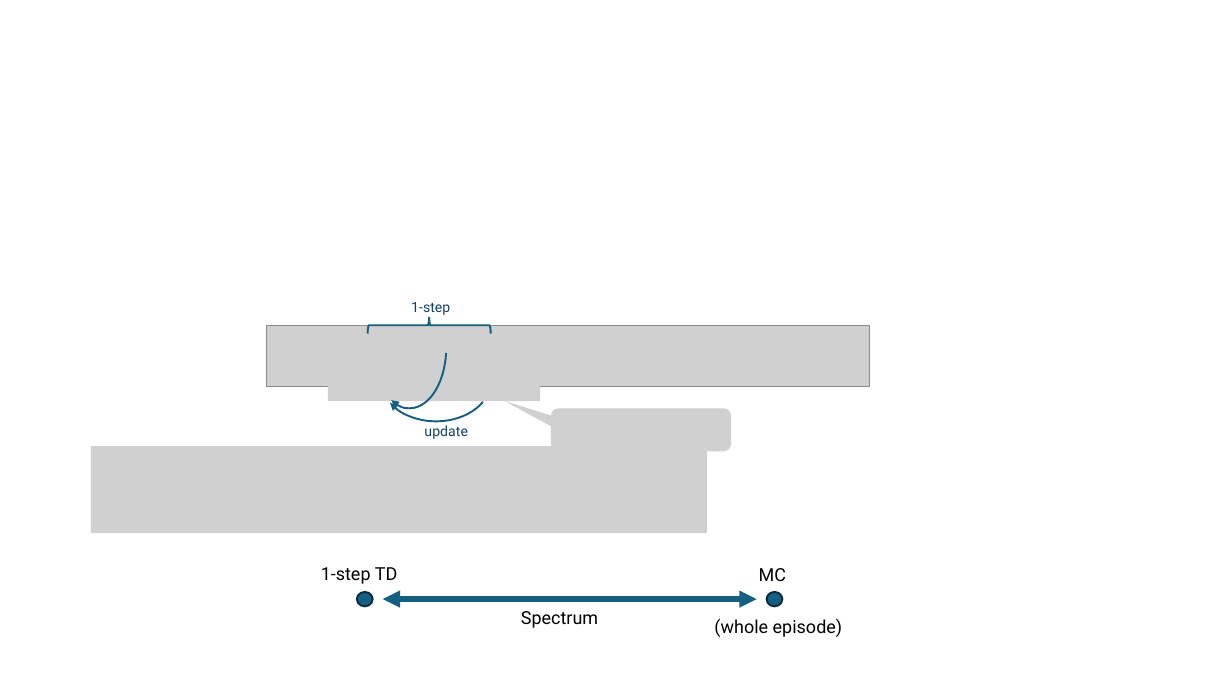
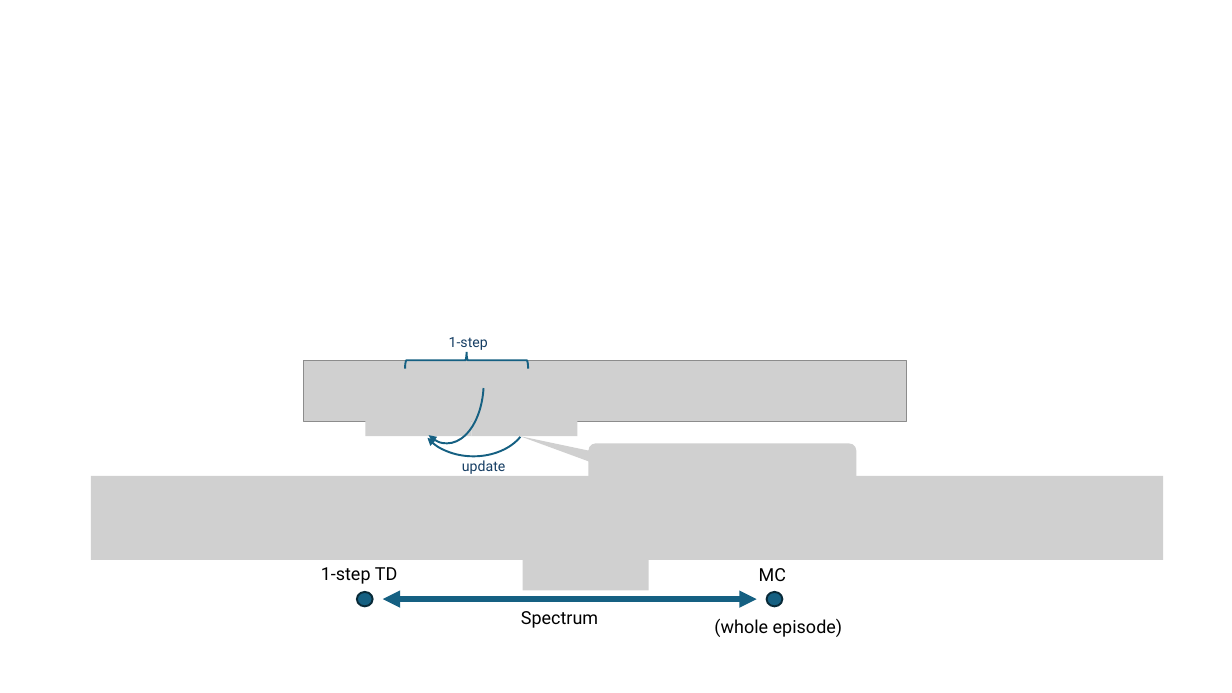
Before and after one commit to mhahsler/Introduction_to_Reinforcement_Learning, a slide deck: slide 3 of slides/Lecture_Chapter07.pptx. Drawn at 1232x693 pixels with LibreOffice and Linux fonts; fonts in the diff are those of the drawing; grey boxes stand for pictures. Boxes give left, top, right and bottom in pixels: in the first picture for what was removed or moved away, otherwise in the second. Text is boxed around its words. In the diff, an @@ line names an element or a change of style, - is before the commit and + after.

```diff
--- a/slides/Lecture_Chapter07.pptx
+++ b/slides/Lecture_Chapter07.pptx
@@ 2 pictures, 2 arc (boxed as its full ellipse)s, 1 text, 1 right brace: place and size @@
-2 pictures, 2 arc (boxed as its full ellipse)s, 1 text, 1 right brace at box(328, 287, 541, 421)
+2 pictures, 2 arc (boxed as its full ellipse)s, 1 text, 1 right brace at box(365, 322, 578, 457)
@@ picture: place and size @@
-picture at box(266, 325, 869, 386)
+picture at box(304, 360, 907, 421)
@@ picture removed at box(551, 409, 731, 452) @@
@@ picture added at box(589, 444, 857, 487) @@
@@ picture: place and size @@
-picture at box(91, 446, 707, 533)
+picture at box(91, 476, 1163, 560)
@@ text "update": place and size @@
-text "update" at box(424, 422, 467, 439)
+text "update" at box(462, 457, 505, 474)
@@ picture added at box(523, 559, 649, 591) @@
```
Also in this commit, not shown: 7 other slides changed, 4 slides added, 4 slides removed, 4 other files.
